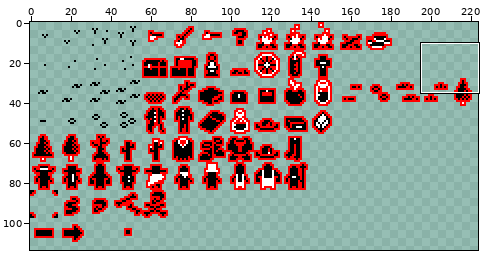
Edited in one commit: sprite sheet (res/tiles/smol/sheet_14_14.png). The first picture is a wide view before the edit; the outline marks the close-up.
Close-up. Old version:
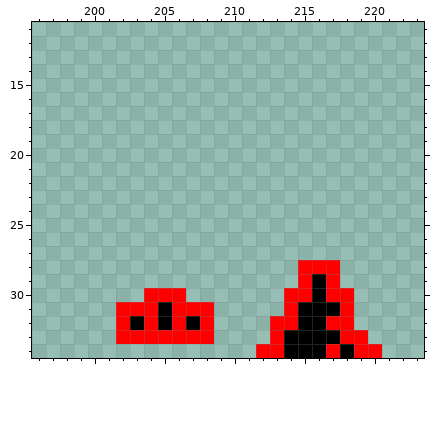
The file is 224x224 pixels. Shown: x 196..223, y 11..34. The wide view leaves out empty margins.
Once edited:
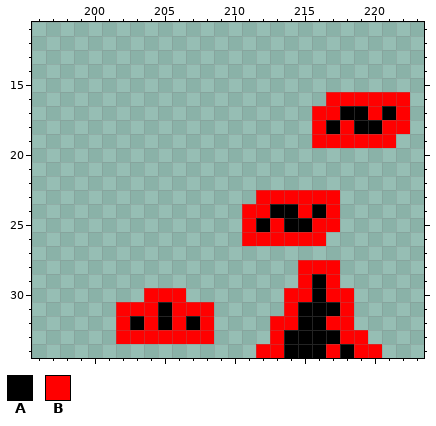
Palette (. is transparent): A #000000  B #ff0000
Difference:
Colour A now appears in row 17 at x 218 to 219 and 221; in row 18 at x 217 and 219 to 220; in row 24 at x 213 to 214 and 216; in row 25 at x 212 and 214 to 215.
Colour B now appears in row 16 at x 217 to 222; in row 17 at x 216 to 217, 220 and 222; in row 18 at x 216, 218 and 221 to 222; in row 19 at x 216 to 221; in row 23 at x 212 to 217; in row 24 at x 211 to 212, 215 and 217.
Colour B now appears in row 25 at x 211, 213 and 216 to 217; in row 26 at x 211 to 216.
